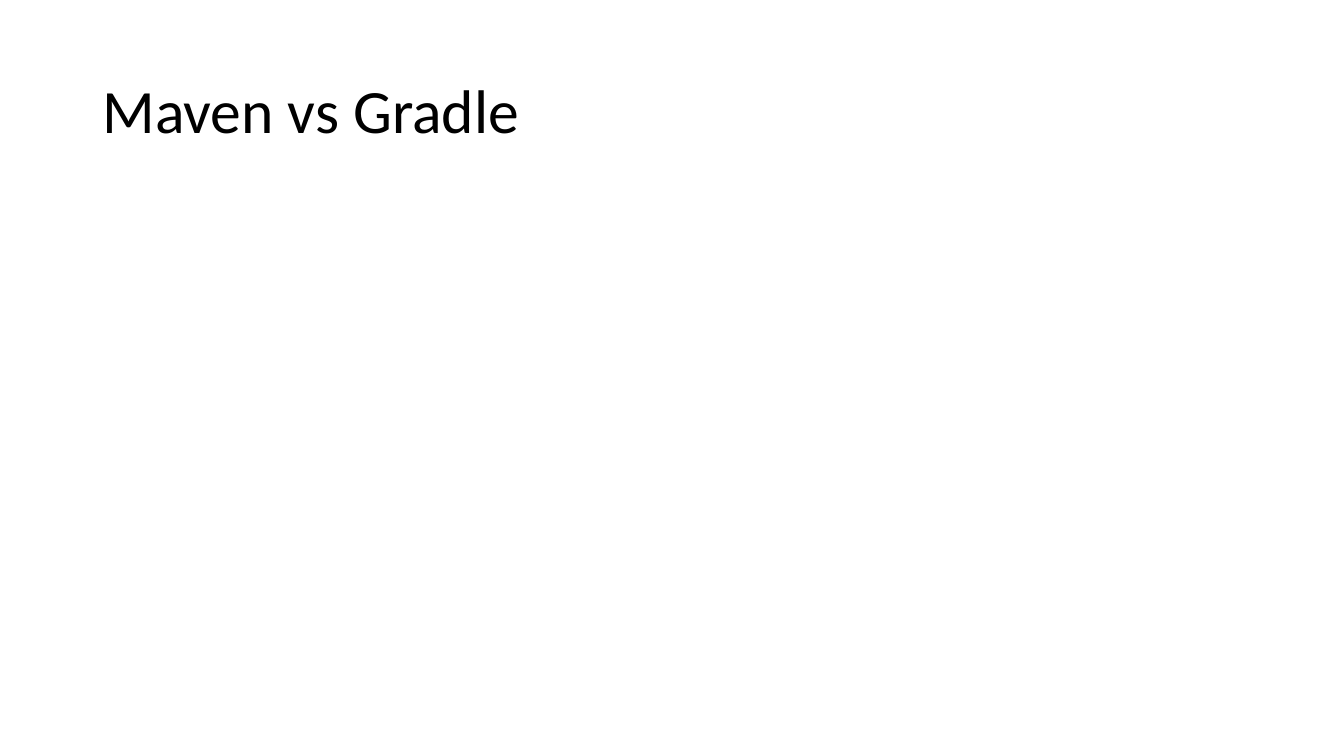
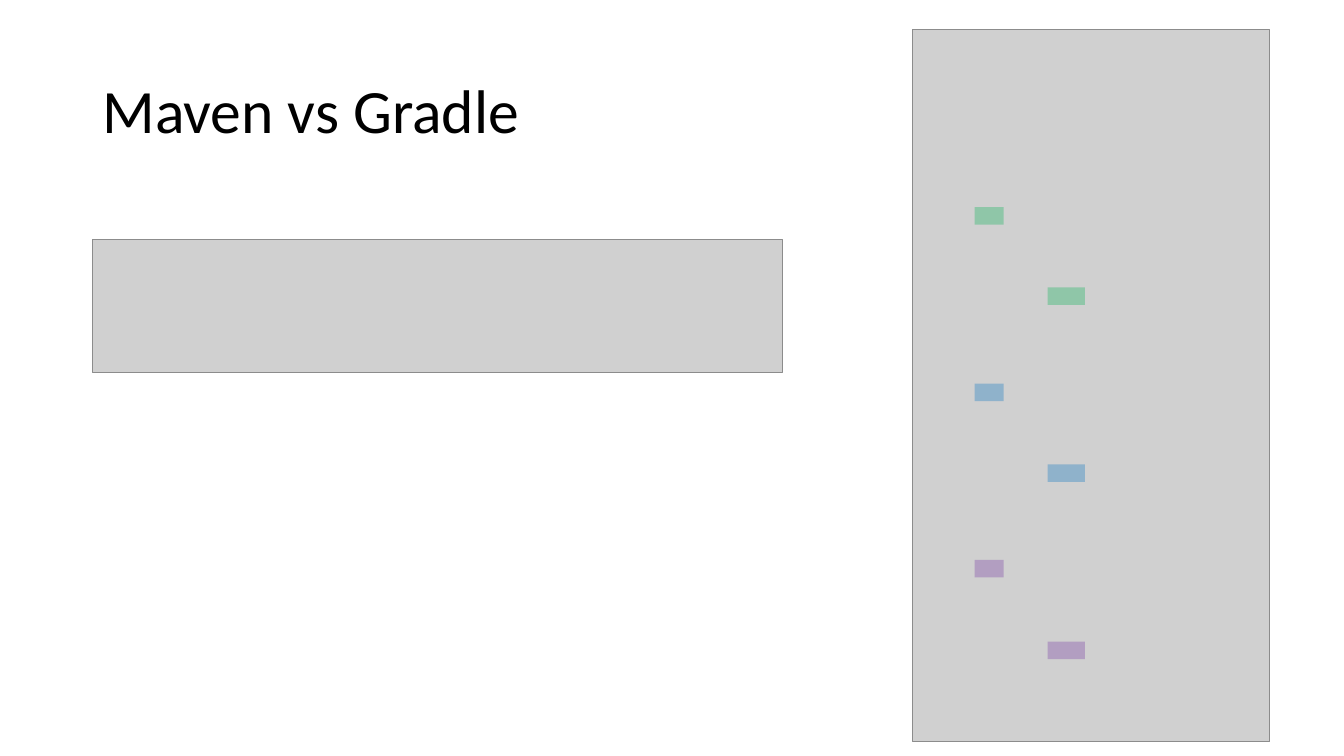
Before and after one commit to diffplug/sockets-and-plugs, a slide deck: slide 30 of Socket and Plugs.pptx. Drawn at 1344x756 pixels with LibreOffice and Linux fonts; fonts in the diff are those of the drawing; grey boxes stand for pictures. Boxes give left, top, right and bottom in pixels: in the first picture for what was removed or moved away, otherwise in the second. Text is boxed around its words. In the diff, an @@ line names an element or a change of style, - is before the commit and + after.

Commit message:
Updated slides.

```diff
--- a/Socket and Plugs.pptx
+++ b/Socket and Plugs.pptx
@@ picture added at <box>913,29,1270,742</box> @@
@@ rectangle added at <box>975,208,1004,225</box>, fill #00B050 at 31% opacity @@
@@ picture added at <box>93,240,783,373</box> @@
@@ rectangle added at <box>1048,287,1085,304</box>, fill #00B050 at 31% opacity @@
@@ rectangle added at <box>975,384,1004,401</box>, fill #0070C0 at 31% opacity @@
@@ rectangle added at <box>1048,465,1085,482</box>, fill #0070C0 at 31% opacity @@
@@ rectangle added at <box>975,560,1004,577</box>, fill #7030A0 at 31% opacity @@
@@ rectangle added at <box>1048,641,1085,658</box>, fill #7030A0 at 31% opacity @@
```
Also in this commit, not shown: 2 other slides changed, 8 slides added, 1 slide removed.
